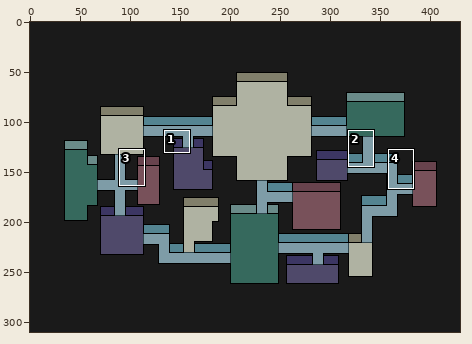
File history of a sprite sheet, client/public/amidstOurselvesAssets/map1.png. Above: a wide view before the commit, with the close-up outlined.
Close-up. As it was:
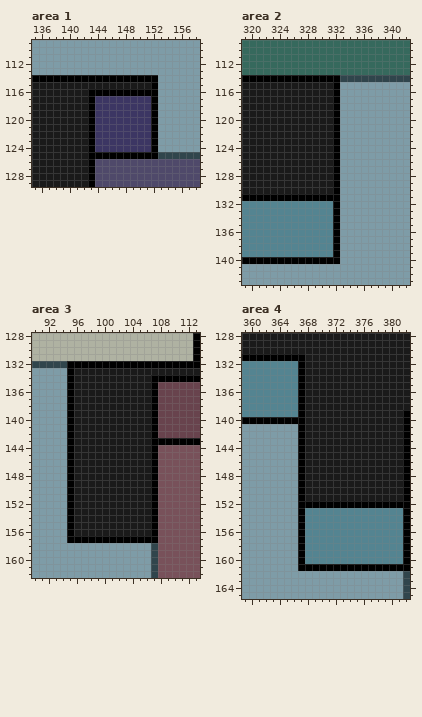
The file is 430x310 pixels. Shown: area 1: x 135..158, y 109..129; area 2: x 319..342, y 109..143; area 3: x 90..113, y 128..162; area 4: x 359..382, y 128..165. The commit also changed other parts of the picture, which this record leaves out.
Now the later version:
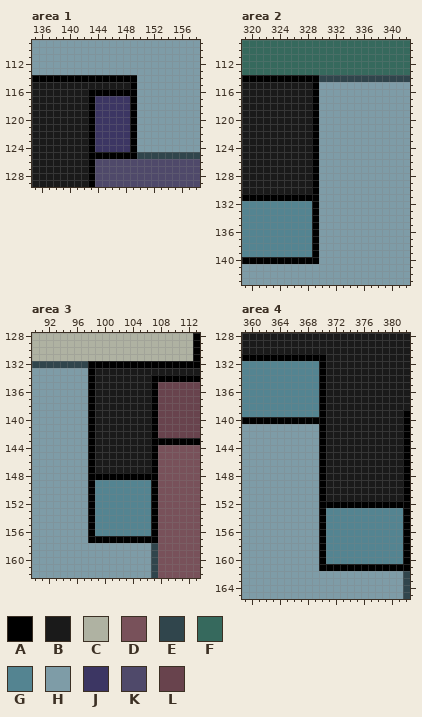
Palette (. is transparent): A #000000  B #1a1a1a  C #afb2a2  D #78515a  E #30454c  F #36695d  G #548491  H #7e9ca7  J #3c3663  K #4f496a  L #68434d
Changes in this commit:
Area 1:
y 114: x 150..152 AAA -> HHH
y 115: x 149..152 BBBA -> AHHH
y 116: x 150..152 AAA -> HHH
y 117..124: x 149..152 JJJA -> AHHH
y 125: x 150..152 AAA -> EEE
Area 2:
y 114: x 330..332 AAA -> EEE
y 115..130: x 329..332 BBBA -> AHHH
y 131: x 330..332 AAA -> HHH
y 132..139: x 329..332 GGGA -> AHHH
y 140: x 330..332 AAA -> HHH
Area 3:
y 132: x 95..97 AAA -> EEE
y 133..147: x 95..98 ABBB -> HHHA
y 148: x 95..106 ABBBBBBBBBBB -> HHHAAAAAAAAA
y 149..156: x 95..106 ABBBBBBBBBBB -> HHHAGGGGGGGG
y 157: x 95..97 AAA -> HHH
Area 4:
y 131: x 368..370 BBB -> AAA
y 132..139: x 367..370 ABBB -> GGGA
y 140: x 368..370 BBB -> AAA
y 141..151: x 367..370 ABBB -> HHHA
y 152: x 367..369 AAA -> HHH
y 153..160: x 367..370 AGGG -> HHHA
y 161: x 367..369 AAA -> HHH
Where, in picture pixels (left, top, right, bottom), the same in both close-ups:
changed: (130, 75, 158, 159)
changed: (312, 75, 340, 264)
changed: (67, 361, 151, 543)
changed: (298, 354, 326, 571)
